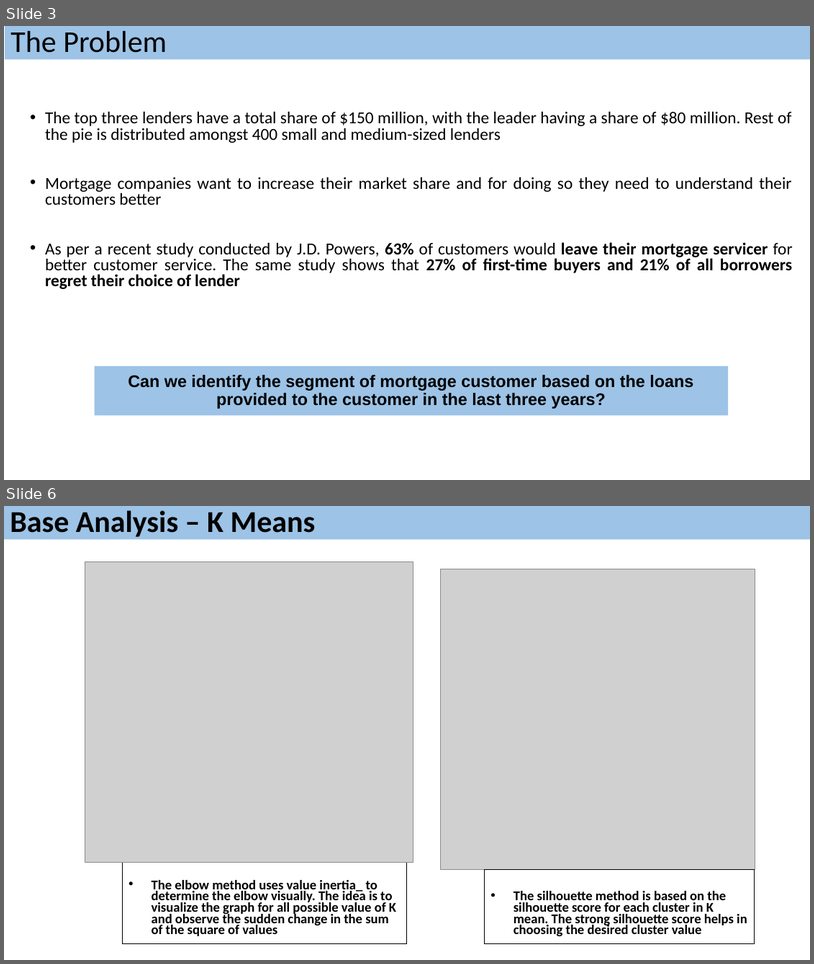
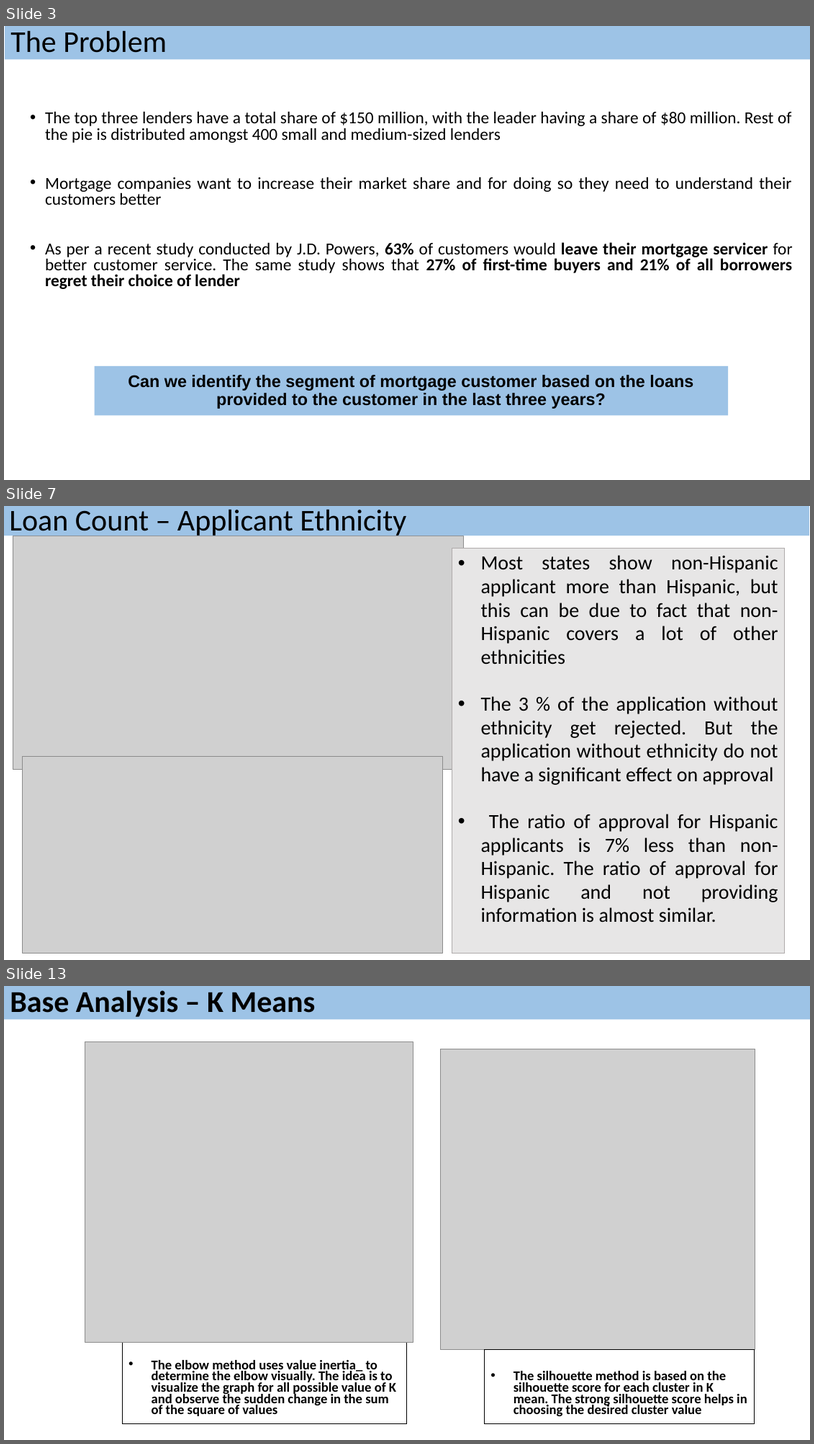
Before and after one commit to saurabhspundir/MortgageCustomerSegmentation, a slide deck: MortgageCustomerSegmentationSlides.pptx. Shown one above the other, each under a label of ours: slides 3 and 6 before the commit, slides 3, 7 and 13 after it; the slides between them are not shown. The pictures are 814x964 and 814x1444 pixels, drawn with LibreOffice and Linux fonts; fonts in the diff are those of the drawing; grey boxes stand for pictures. Boxes give left, top, right and bottom in pixels: in the first picture for what was removed or moved away, otherwise in the second. Text is boxed around its words. In the diff, an @@ line names an element or a change of style, - is before the commit and + after.

```diff
--- a/MortgageCustomerSegmentationSlides.pptx
+++ b/MortgageCustomerSegmentationSlides.pptx
@@ slide 7 added at box(4, 506, 810, 960), background #FFFFFF @@
@@ rectangle added at box(4, 506, 810, 536), fill #9DC3E6, 36 pt, text #000000 @@
+Loan Count – Applicant Ethnicity
@@ picture added at box(13, 536, 464, 769) @@
@@ text added at box(453, 548, 785, 952), fill #E7E6E6, outline #AFABAB 0.75 pt, 24 pt, text #000000 @@
+• Most states show non-Hispanic applicant more than Hispanic, but this can be due to fact that non-Hispanic covers a lot of other ethnicities
+• The 3 % of the application without ethnicity get rejected. But the application without ethnicity do not have a significant effect on approval
+• The ratio of approval for Hispanic applicants is 7% less than non-Hispanic. The ratio of approval for Hispanic and not providing information is almost similar.
@@ picture added at box(22, 757, 442, 952) @@
@@ what was slide 6 is now slide 13 @@
```
Also in this commit, not shown: 9 slides changed, 6 other slides added.
